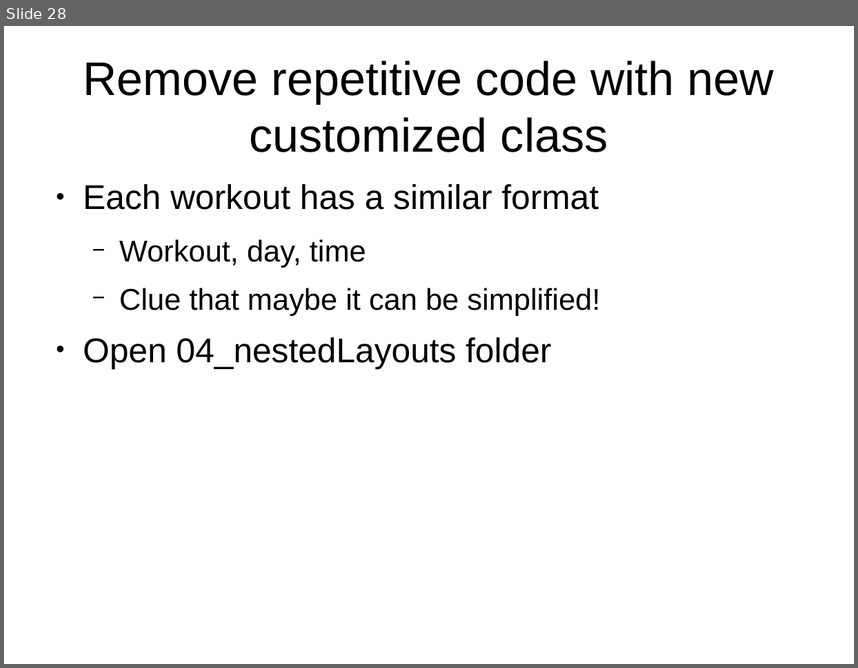
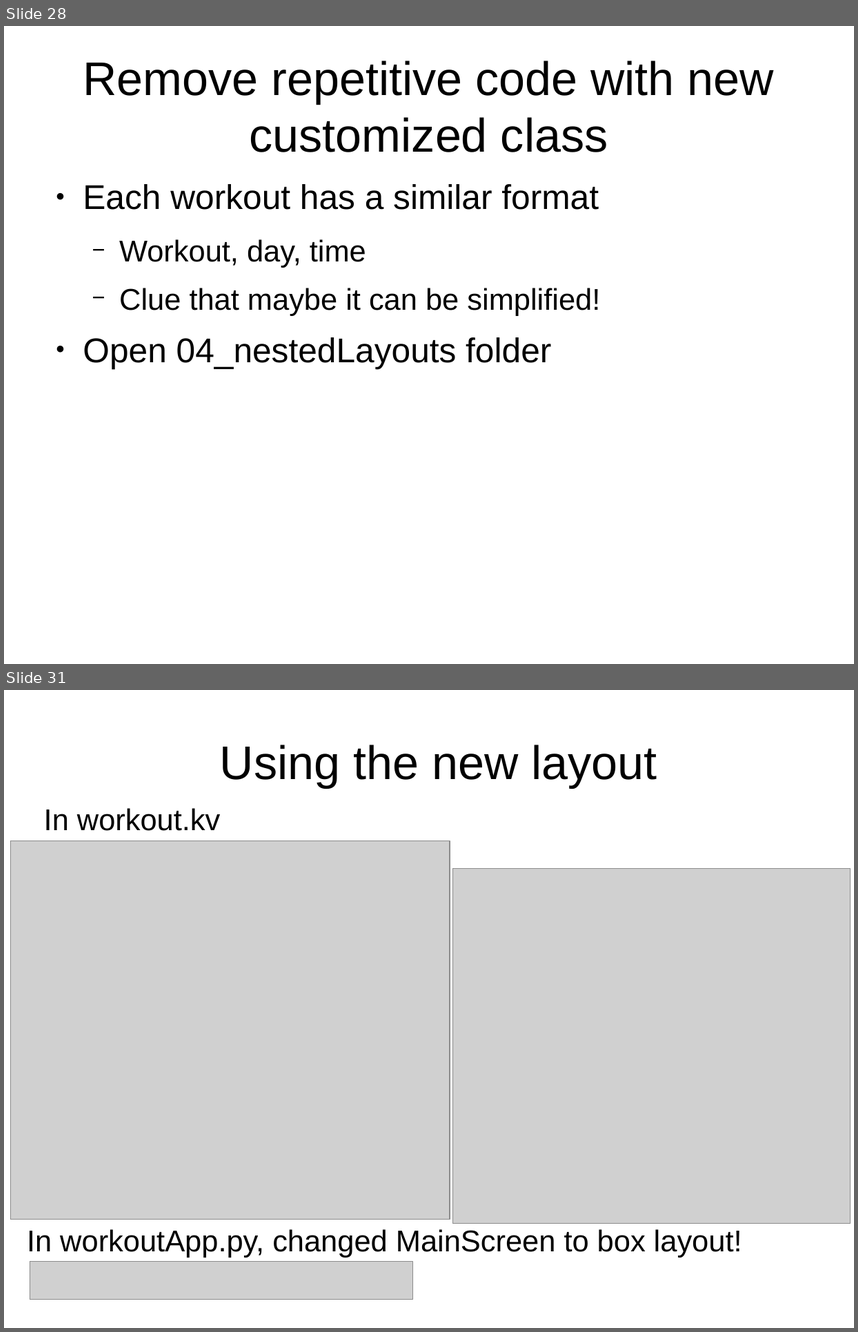
Before and after one commit to adasilva/intro_kivy, a slide deck: intro_kivy.odp. Shown one above the other, each under a label of ours: slide 28 before the commit, slides 28 and 31 after it; the slides between them are not shown. The pictures are 858x668 and 858x1332 pixels, drawn with LibreOffice and Linux fonts; fonts in the diff are those of the drawing; grey boxes stand for pictures. Boxes give left, top, right and bottom in pixels: in the first picture for what was removed or moved away, otherwise in the second. Text is boxed around its words. In the diff, an @@ line names an element or a change of style, - is before the commit and + after.

Commit message:
added 04_nestedLayouts and associated slides

```diff
--- a/intro_kivy.odp
+++ b/intro_kivy.odp
@@ slide 31 added at (4, 690, 854, 1328), background #FFFFFF @@
@@ title added at (220, 745, 657, 787), 44 pt, text #000000 @@
+Using the new layout
@@ text added at (44, 808, 220, 831), 28 pt, text #000000 @@
+In workout.kv
@@ picture added at (10, 841, 450, 1219) @@
@@ picture added at (453, 868, 850, 1223) @@
@@ text added at (27, 1229, 742, 1257), 28 pt, text #000000 @@
+In workoutApp.py, changed MainScreen to box layout!
@@ picture added at (30, 1261, 413, 1299) @@
```
Also in this commit, not shown: 5 other slides added, 2 other files.
